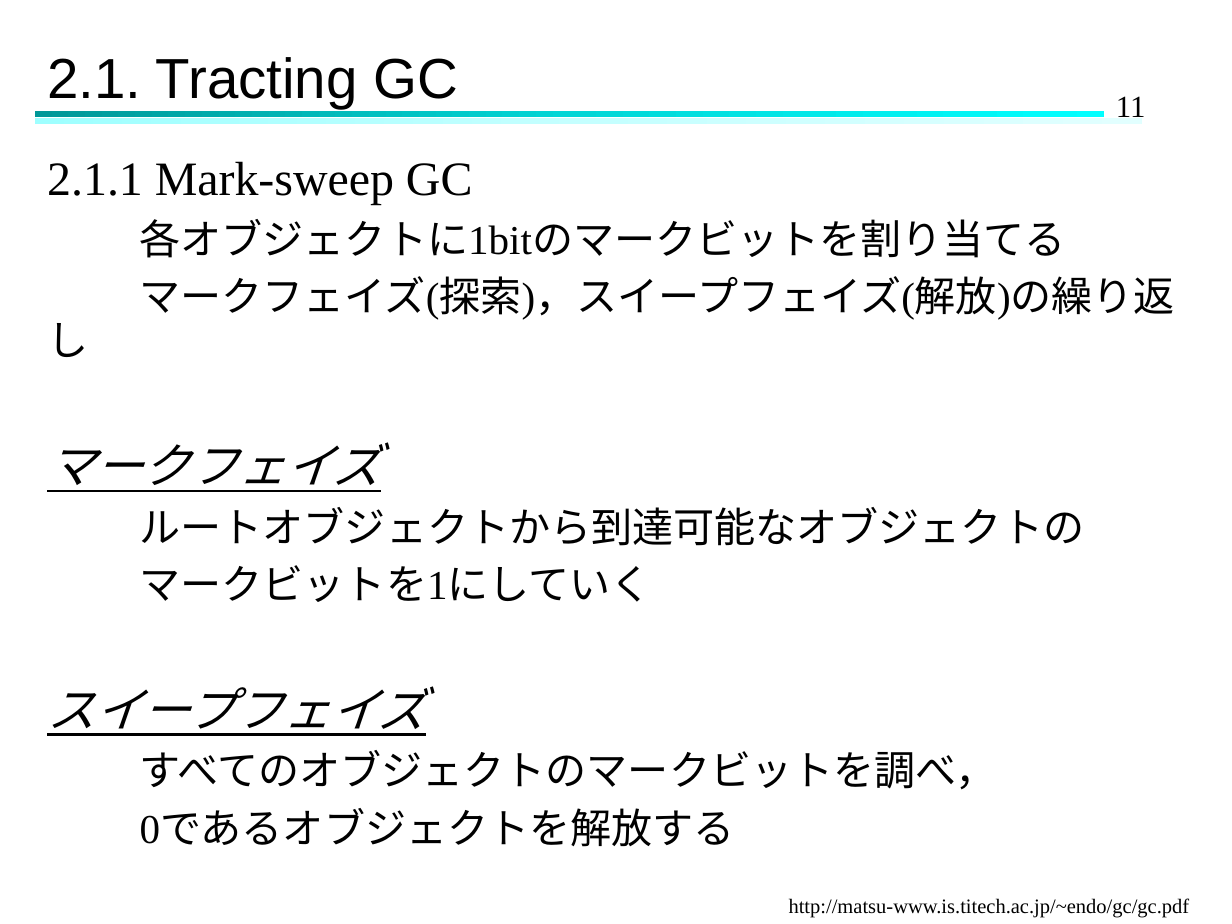
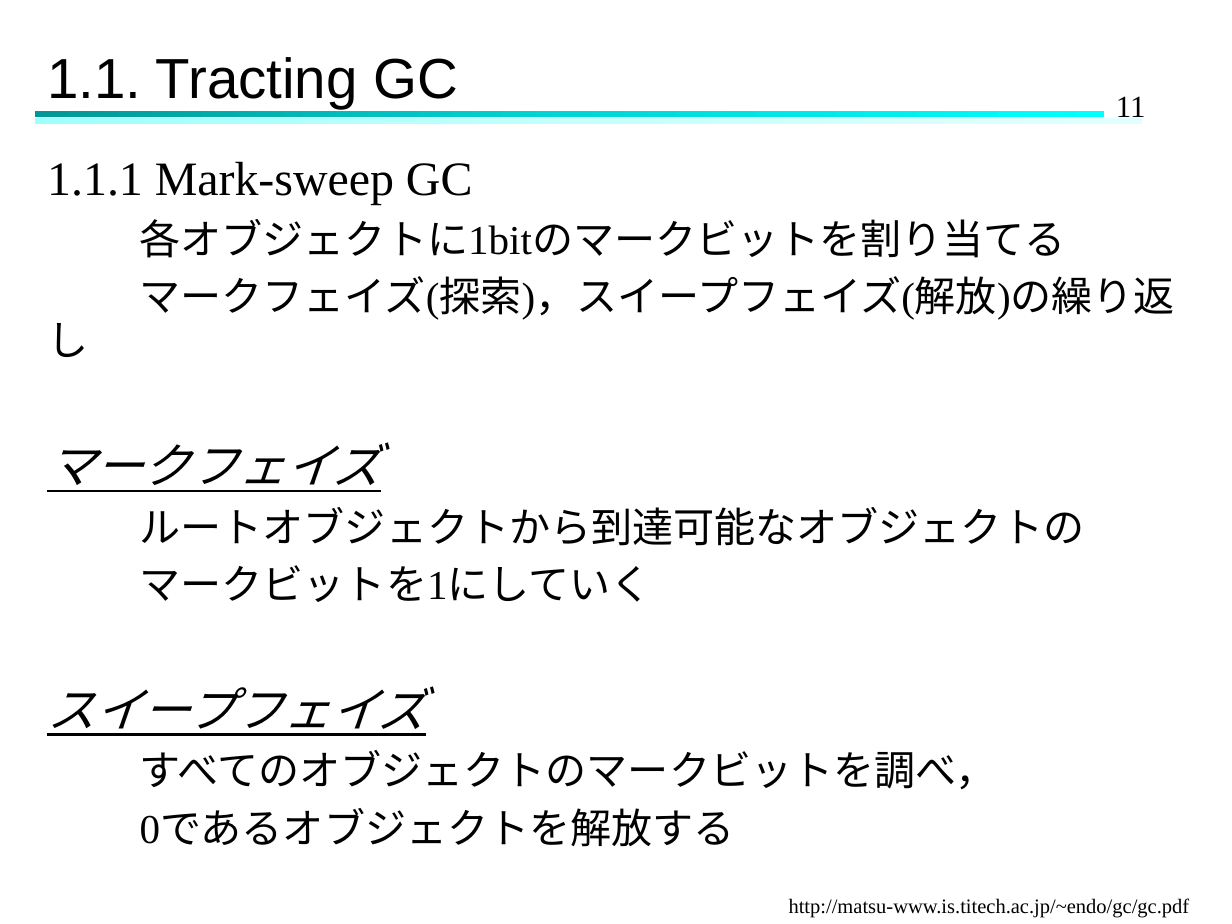
Before and after one commit to Hinata-Mikami/HinataMikami, a slide deck: slide 11 of 研究室関連/ゼミ/2024.11.27ゼミ.pptx. Drawn at 1232x924 pixels with LibreOffice and Linux fonts; fonts in the diff are those of the drawing. Boxes give left, top, right and bottom in pixels: in the first picture for what was removed or moved away, otherwise in the second. Text is boxed around its words. In the diff, an @@ line names an element or a change of style, - is before the commit and + after.

```diff
--- a/研究室関連/ゼミ/2024.11.27ゼミ.pptx
+++ b/研究室関連/ゼミ/2024.11.27ゼミ.pptx
@@ title at <box>47,57,458,108</box>: text changed @@
-2.1. Tracting GC
+1.1. Tracting GC
@@ text at <box>47,161,473,205</box>: text changed @@
-2.1.1 Mark-sweep GC
+1.1.1 Mark-sweep GC
```
Also in this commit, not shown: 20 other slides changed, 7 slides added.
